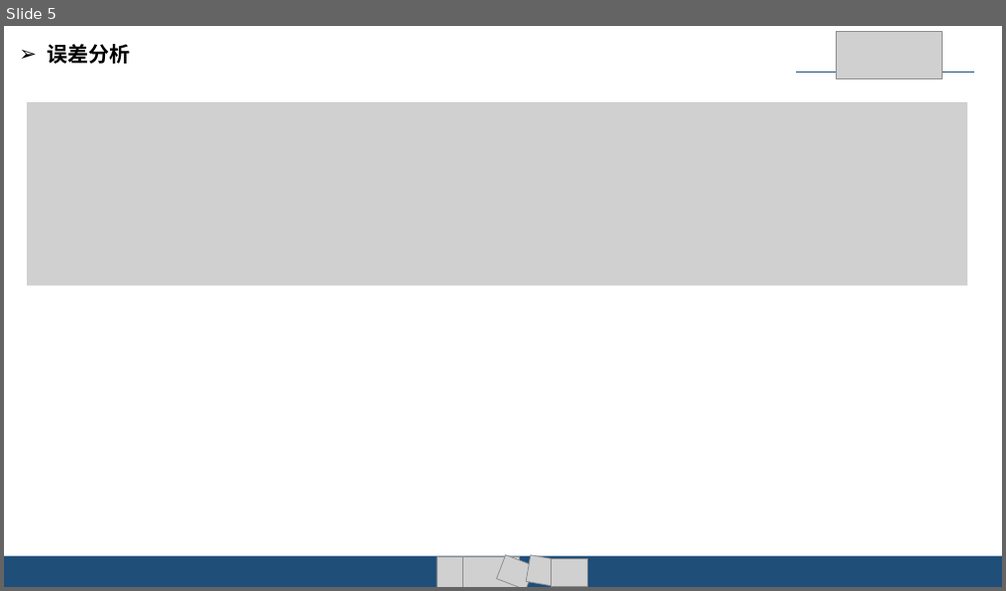
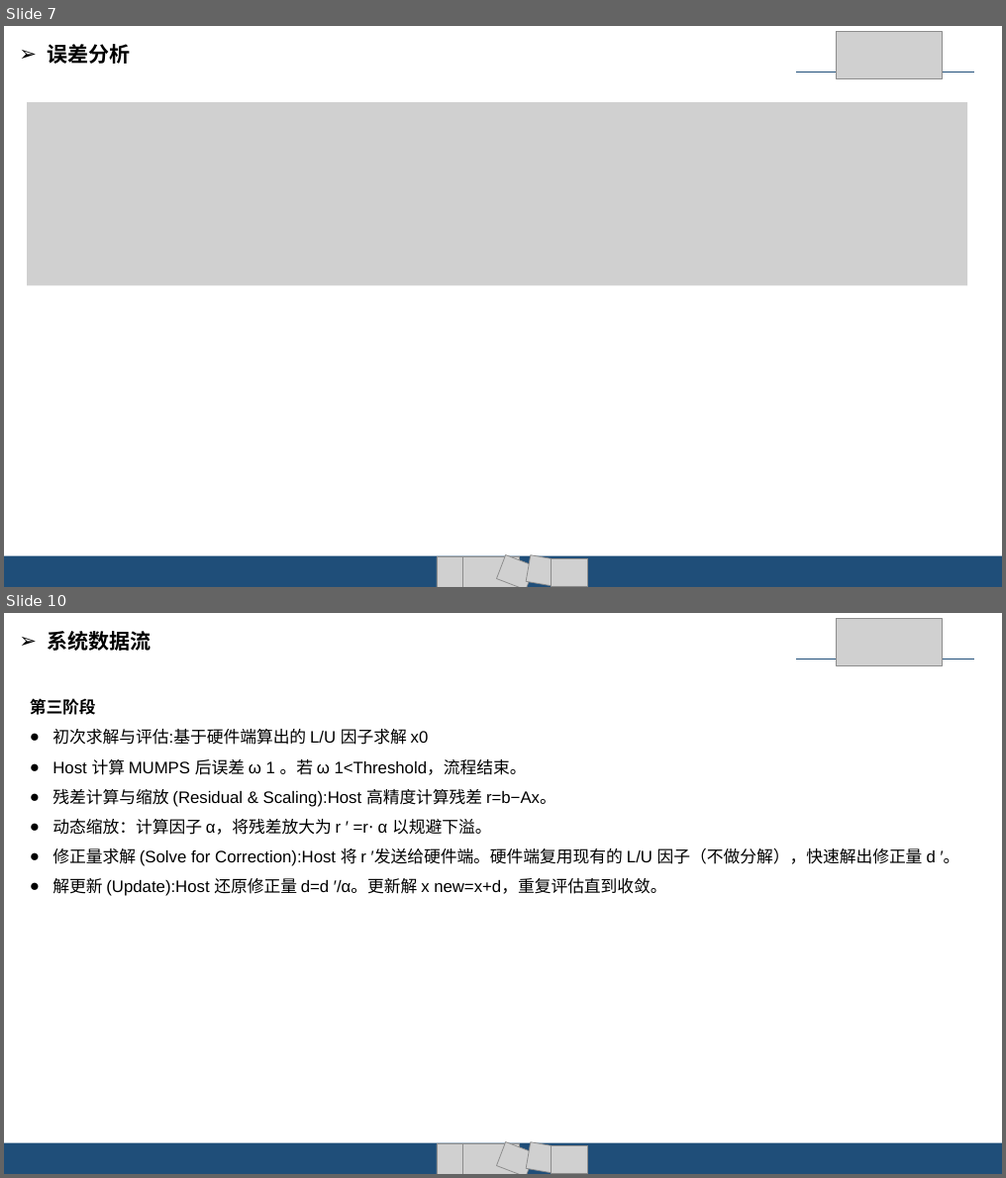
Before and after one commit to qcjjsyx/Graduation-Project, a slide deck: graduation-project/汇报/矩阵求逆汇报.pptx. Shown one above the other, each under a label of ours: slide 5 before the commit, slides 7 and 10 after it; the slides between them are not shown. The pictures are 1006x591 and 1006x1178 pixels, drawn with LibreOffice and Linux fonts; fonts in the diff are those of the drawing; grey boxes stand for pictures; background and template pictures are left out. Boxes give left, top, right and bottom in pixels: in the first picture for what was removed or moved away, otherwise in the second. Text is boxed around its words. In the diff, an @@ line names an element or a change of style, - is before the commit and + after.

```diff
--- a/graduation-project/汇报/矩阵求逆汇报.pptx
+++ b/graduation-project/汇报/矩阵求逆汇报.pptx
@@ slide 10 added at (4, 613, 1002, 1174), background picture (left out) @@
@@ title added at (48, 631, 152, 651), 20 pt, text #000000, bold @@
+➢ 系统数据流
@@ picture added at (837, 618, 943, 666) @@
@@ line added from (796, 659) to (975, 659), #1F4E79 1.25 pt @@
@@ text added at (30, 698, 960, 896), 16 pt, text #000000 @@
+第三阶段
+● 初次求解与评估:基于硬件端算出的 L/U 因子求解 x0
+● Host 计算 MUMPS 后误差 ω 1 。若 ω 1<Threshold，流程结束。
+● 残差计算与缩放 (Residual & Scaling):Host 高精度计算残差 r=b−Ax。
+● 动态缩放：计算因子 α，将残差放大为 r ′ =r⋅α 以规避下溢。
+● 修正量求解 (Solve for Correction):Host 将 r ′发送给硬件端。硬件端复用现有的 L/U 因子（不做分解），快速解出修正量 d ′。
+● 解更新 (Update):Host 还原修正量 d=d ′/α。更新解 x new=x+d，重复评估直到收敛。
@@ rectangle added at (4, 1143, 1002, 1174), fill #1F4E79 @@
@@ group added at (437, 1142, 588, 1174): 5 pictures @@
@@ what was slide 5 is now slide 7 @@
```
Also in this commit, not shown: 1 slide changed, 3 other slides added, 41 other files.
